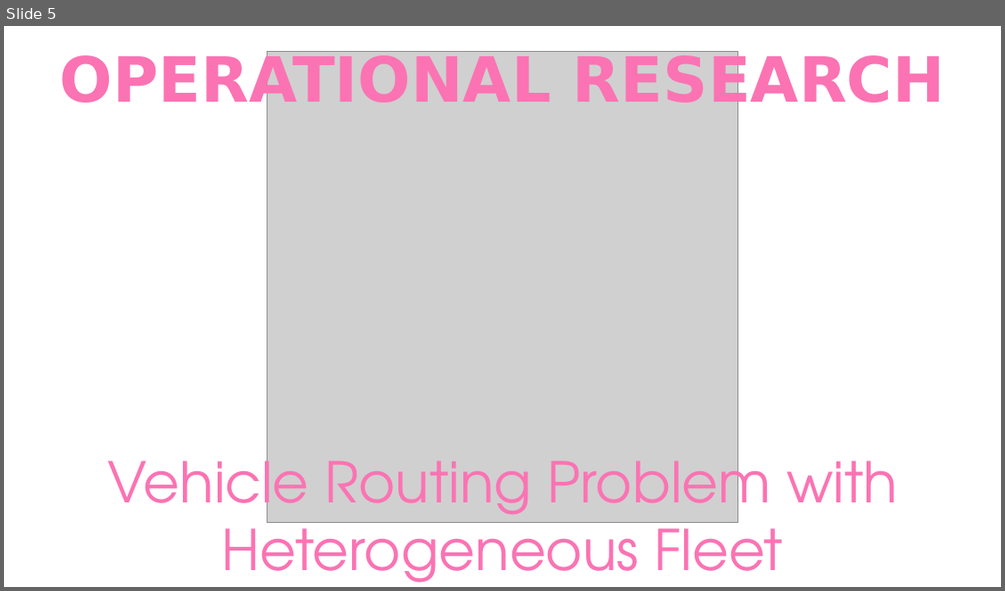
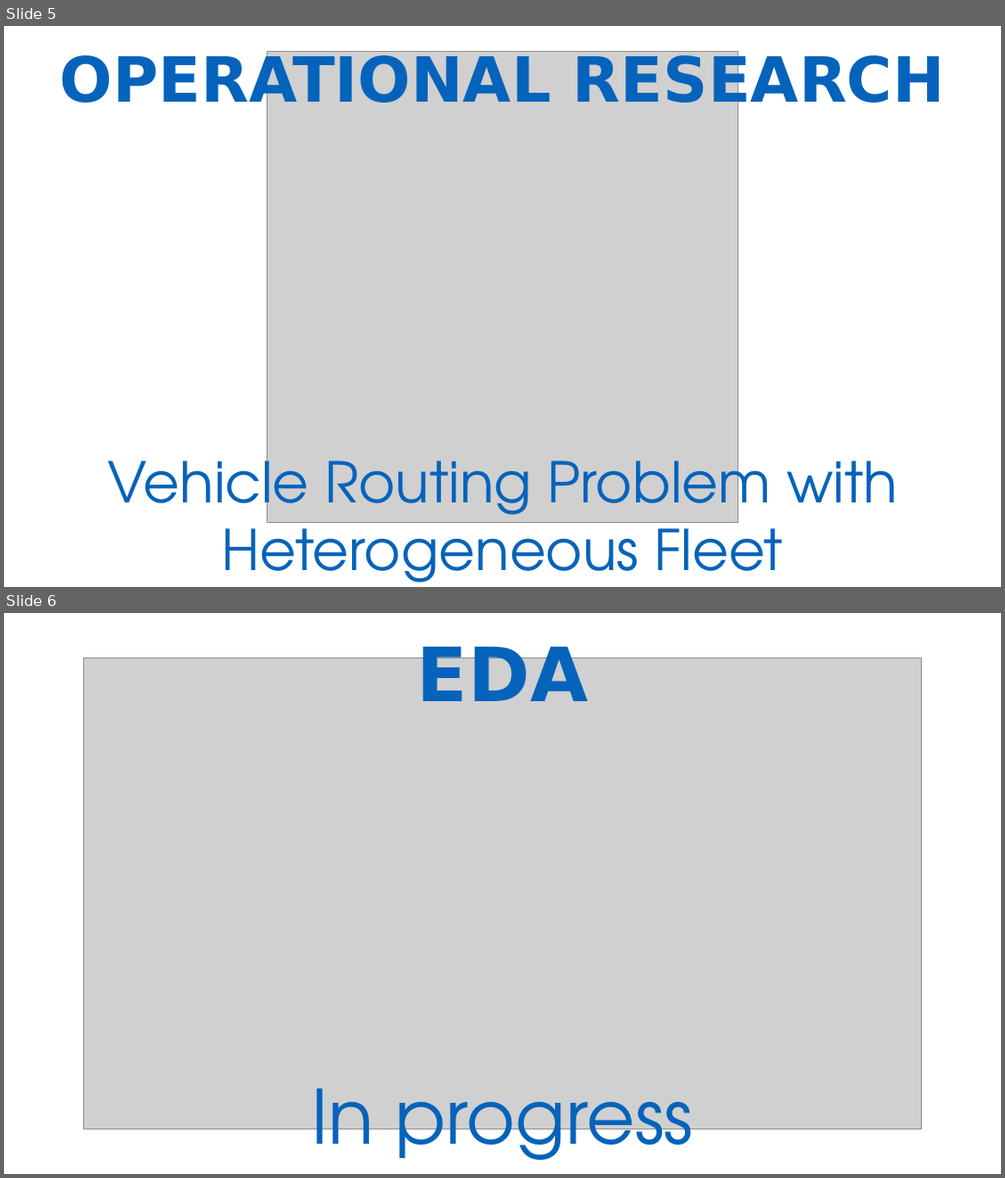
Before and after one commit to diassmatheus/en, a slide deck: assets/img/portfolio/cards-portifolio.pptx. Shown one above the other, each under a label of ours: slide 5 before the commit, slides 5 and 6 after it. The pictures are 1005x591 and 1005x1178 pixels, drawn with LibreOffice and Linux fonts; fonts in the diff are those of the drawing; grey boxes stand for pictures. Boxes give left, top, right and bottom in pixels: in the first picture for what was removed or moved away, otherwise in the second. Text is boxed around its words. In the diff, an @@ line names an element or a change of style, - is before the commit and + after.

```diff
--- a/assets/img/portfolio/cards-portifolio.pptx
+++ b/assets/img/portfolio/cards-portifolio.pptx
@@ slide 6 added at <box>4,613,1001,1174</box>, background #FFFFFF @@
@@ picture added at <box>84,657,922,1129</box> @@
@@ text added at <box>417,641,588,701</box>, 72 pt, text #0563BB, bold @@
+EDA
@@ text added at <box>312,1088,693,1174</box>, 72 pt, text #0563BB @@
+In progress
@@ slide 5 changed as well @@
@@ text "OPERATIONAL RESEARCH" at <box>60,52,945,115</box>: text colour #FB73B3 to #0563BB @@
@@ text "Vehicle Routing Problem with Heterogeneous ..." at <box>107,444,898,582</box>: text colour #FB73B3 to #0563BB @@
```
Also in this commit, not shown: 4 other slides changed, 1 other slide added, 8 other files.
